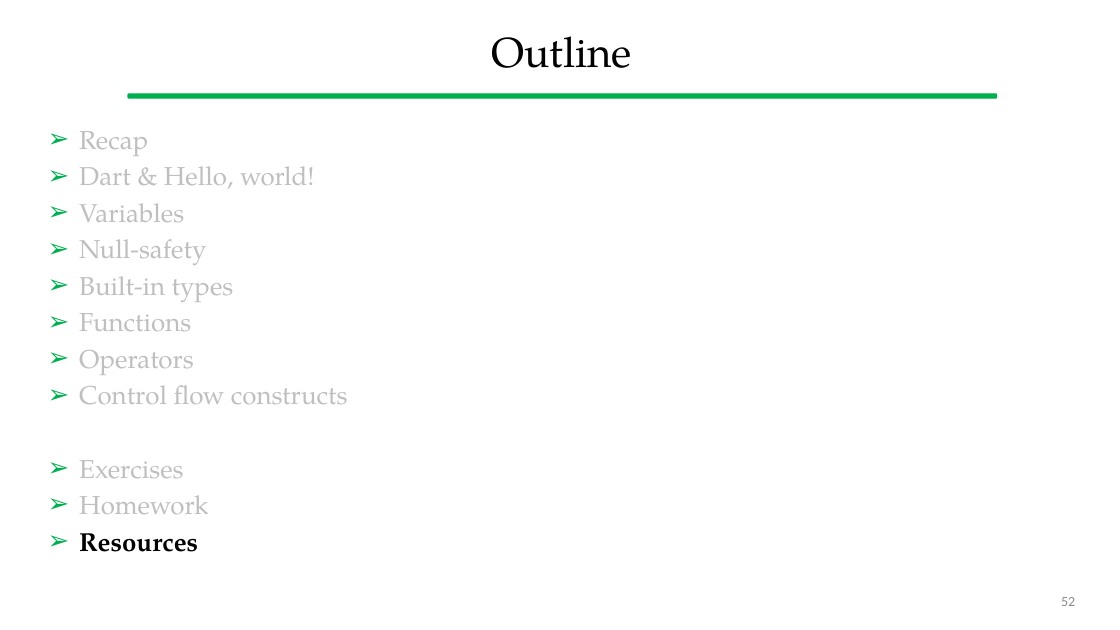
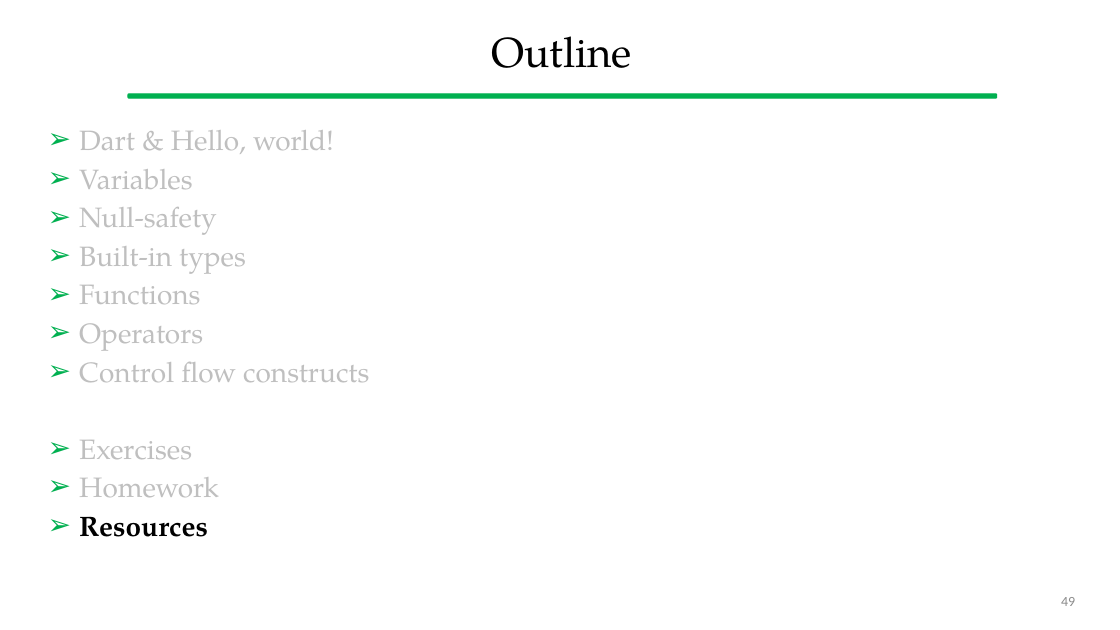
Before and after one commit to gcappon/bwthw, a slide deck: slide 49 of lab_02-dart_101_part_1/lab_02-dart_101_part_1.pptx (slide 52 before the commit). Drawn at 1120x630 pixels with LibreOffice and Linux fonts; fonts in the diff are those of the drawing. Boxes give left, top, right and bottom in pixels: in the first picture for what was removed or moved away, otherwise in the second. Text is boxed around its words. In the diff, an @@ line names an element or a change of style, - is before the commit and + after.

```diff
--- a/lab_02-dart_101_part_1/lab_02-dart_101_part_1.pptx
+++ b/lab_02-dart_101_part_1/lab_02-dart_101_part_1.pptx
@@ text "Dart & Hello, world!" at box(79, 130, 369, 537): size 22.2 to 24 pt @@
@@ text at box(79, 131, 148, 156): paragraph removed @@
-➢ Recap
@@ page number at box(1061, 597, 1075, 606): text changed @@
-52
+49
```
Also in this commit, not shown: 10 other slides changed, 1 slide added, 3 slides removed, 2 other files.
